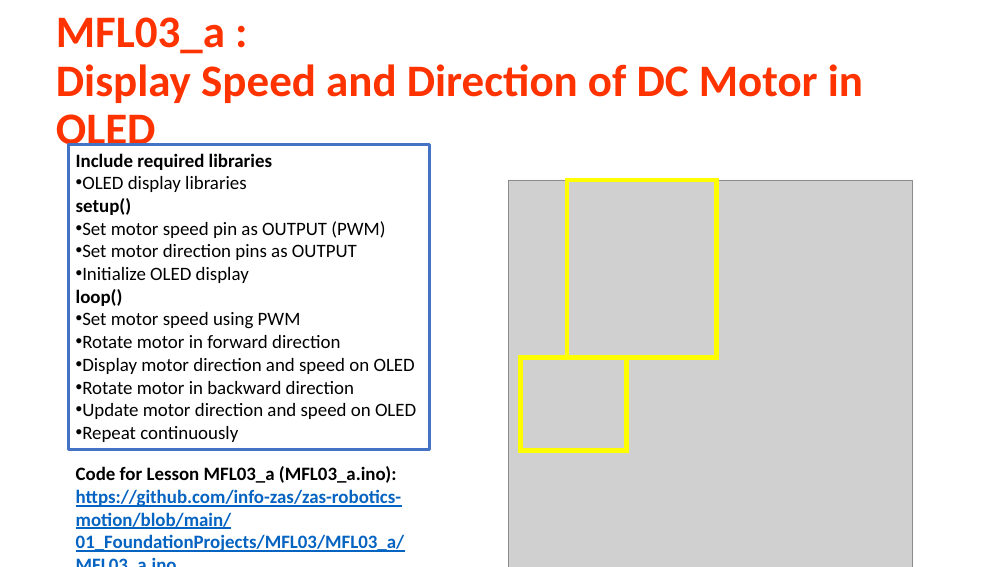
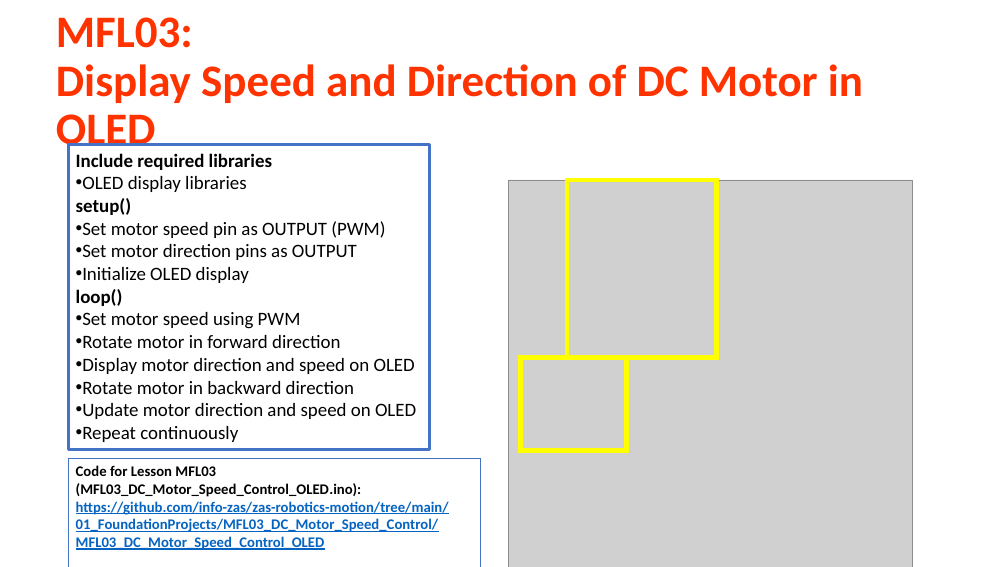
Before and after one commit to info-zas/zas-robotics-motion, a slide deck: slide 6 of 01_FoundationProjects/MFL03_DC_Motor_Speed_Control/MFL03_DC_Motor_Speed_Control.pptx. Drawn at 1008x567 pixels with LibreOffice and Linux fonts; fonts in the diff are those of the drawing; grey boxes stand for pictures. Boxes give left, top, right and bottom in pixels: in the first picture for what was removed or moved away, otherwise in the second. Text is boxed around its words. In the diff, an @@ line names an element or a change of style, - is before the commit and + after.

```diff
--- a/01_FoundationProjects/MFL03_DC_Motor_Speed_Control/MFL03_DC_Motor_Speed_Control.pptx
+++ b/01_FoundationProjects/MFL03_DC_Motor_Speed_Control/MFL03_DC_Motor_Speed_Control.pptx
@@ text at box(56, 17, 863, 156): text changed @@
-MFL03_a :
-Display Speed and Direction of DC Motor in OLED
+MFL03:
+Display Speed and Direction of DC Motor in OLED
@@ rectangle "Code for Lesson MFL03 (MFL03_DC_Motor_Speed_Control_OLED.ino ...": place and size @@
-rectangle "Code for Lesson MFL03 (MFL03_DC_Motor_Speed_Control_OLED.ino ..." at box(76, 466, 405, 552)
+rectangle "Code for Lesson MFL03 (MFL03_DC_Motor_Speed_Control_OLED.ino ..." at box(68, 458, 480, 567)
@@ rectangle "Code for Lesson MFL03 (MFL03_DC_Motor_Speed_Control_OLED.ino ..." at box(68, 458, 480, 567): outline none to #4472C4 0.75 pt @@
@@ text in rectangle at box(76, 465, 449, 550): text changed; size 18 to 14 pt @@
-Code for Lesson MFL03_a (MFL03_a.ino):
-https://github.com/info-zas/zas-robotics-motion/blob/main/01_FoundationProjects/MFL03/MFL03_a/MFL03_a.ino
+Code for Lesson MFL03 (MFL03_DC_Motor_Speed_Control_OLED.ino):
+https://github.com/info-zas/zas-robotics-motion/tree/main/01_FoundationProjects/MFL03_DC_Motor_Speed_Control/MFL03_DC_Motor_Speed_Control_OLED
```
Also in this commit, not shown: 2 other slides changed, 15 other files.
